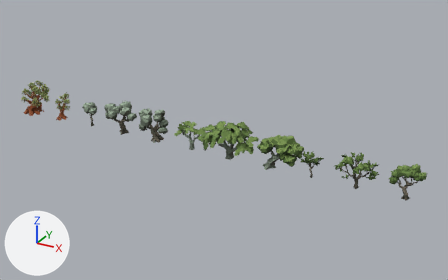
What one commit did to the glTF model assets-vila/casa-porta/arvores_tripo.glb.
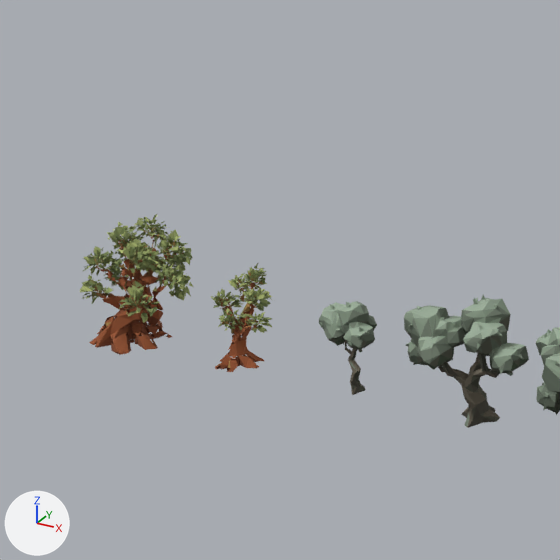
Each version is shown whole from a 50 mm camera at (48.38, -45.36, 24.32) aimed at (22.8, 1.14, 1.07), then close up on the part from 0% to 32% of the width and 9% to 60% of the height. The axes (+X, +Y, +Z) are drawn at lower left. The lights are the same throughout. The older version's two pictures come first.

The scene before the commit, as lines of its bpy script (objects in view):
```python
me_arv0_001 = bpy.data.meshes.new('Arv0.001')
me_arv0_001.from_pydata(...)  # 348 vertices, 700 faces; spans x -0.93..0.82, y -0.56..0.73, z 0.0..2.59
me_arv0_001.materials.append(mat_mat_cipreste_vc)
me_oliv_grande = bpy.data.meshes.new('Oliv_Grande')
me_oliv_grande.from_pydata(...)  # 6315 vertices, 3199 faces; spans x -1.52..2.11, y -1.13..1.63, z -0.06..3.4
me_oliv_grande.materials.append(mat_mat_cipreste_vc)
me_oliv_pequena = bpy.data.meshes.new('Oliv_Pequena')
me_oliv_pequena.from_pydata(...)  # 2205 vertices, 1200 faces; spans x -1.11..1.33, y -0.73..0.96, z 0.0..2.9
me_oliv_pequena.materials.append(mat_mat_cipreste_vc)
ob_arvore1 = bpy.data.objects.new('Arvore1', me_arv0_001)
ob_arvore1.location = (8.0, 0.0, 0.0)
ob_oliveira_grande = bpy.data.objects.new('Oliveira_Grande', me_oliv_grande)
ob_oliveira_grande.location = (0.0, 0.0, 0.0)
ob_oliveira_pequena = bpy.data.objects.new('Oliveira_Pequena', me_oliv_pequena)
ob_oliveira_pequena.location = (4.0, 0.0, 0.0)
# also in view: 'Arvore2' at (12.02, -0.14, 1.7); 'Arvore3' at (15.79, -0.09, 1.65)
```
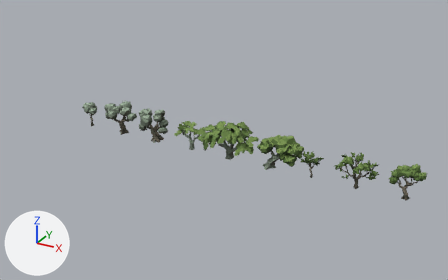
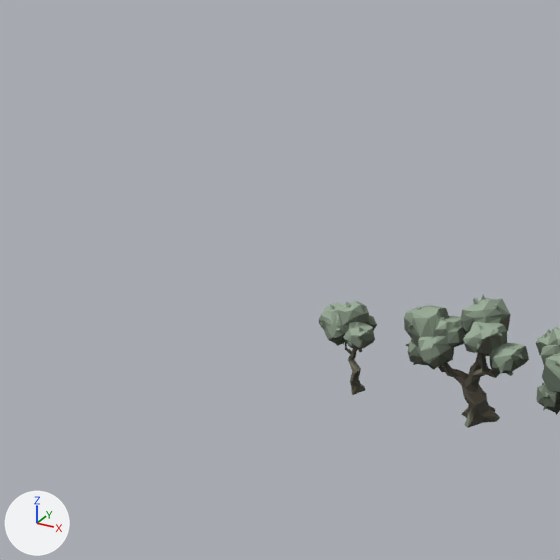
The newer file is also turned or shifted as a whole; pictures and numbers use the older file's frame.

Changed parts and their boxes (x1, y1, x2, y2) in the close-ups (560 x 560 px):
'Oliveira_Grande', deleted: before (80, 214, 193, 355)
'Oliveira_Pequena', deleted: before (211, 263, 272, 372)

The change in detail:
Object 'Oliveira_Grande' (ob_oliveira_grande) is deleted.
Object 'Oliveira_Pequena' (ob_oliveira_pequena) is deleted.
